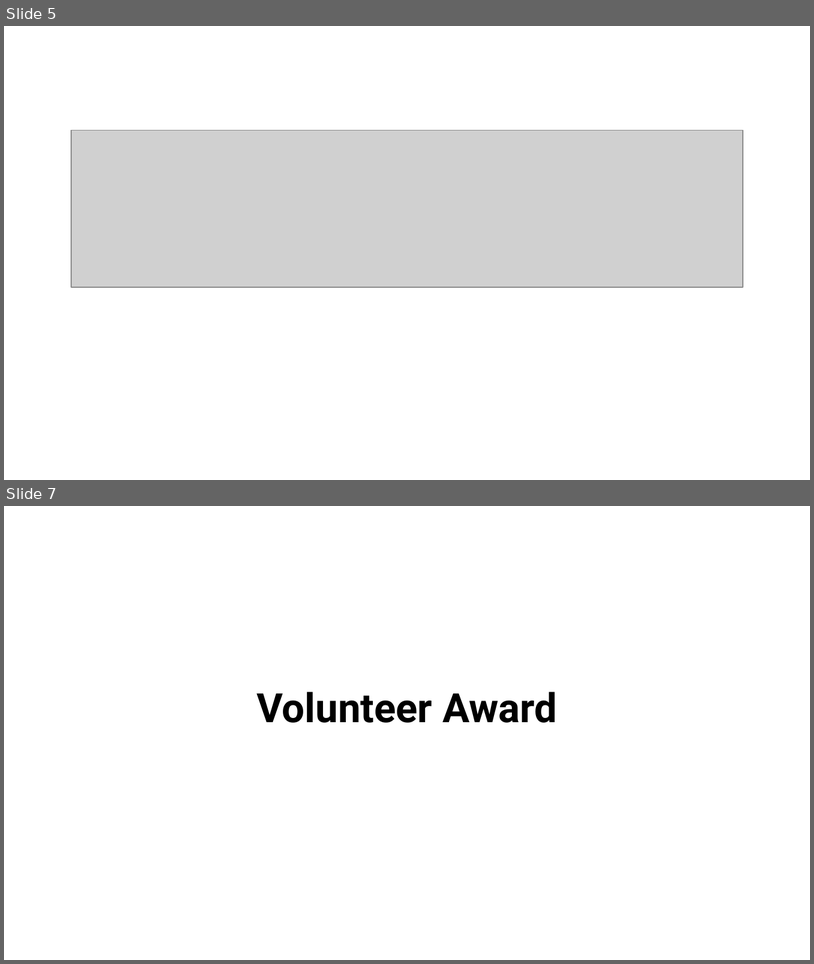
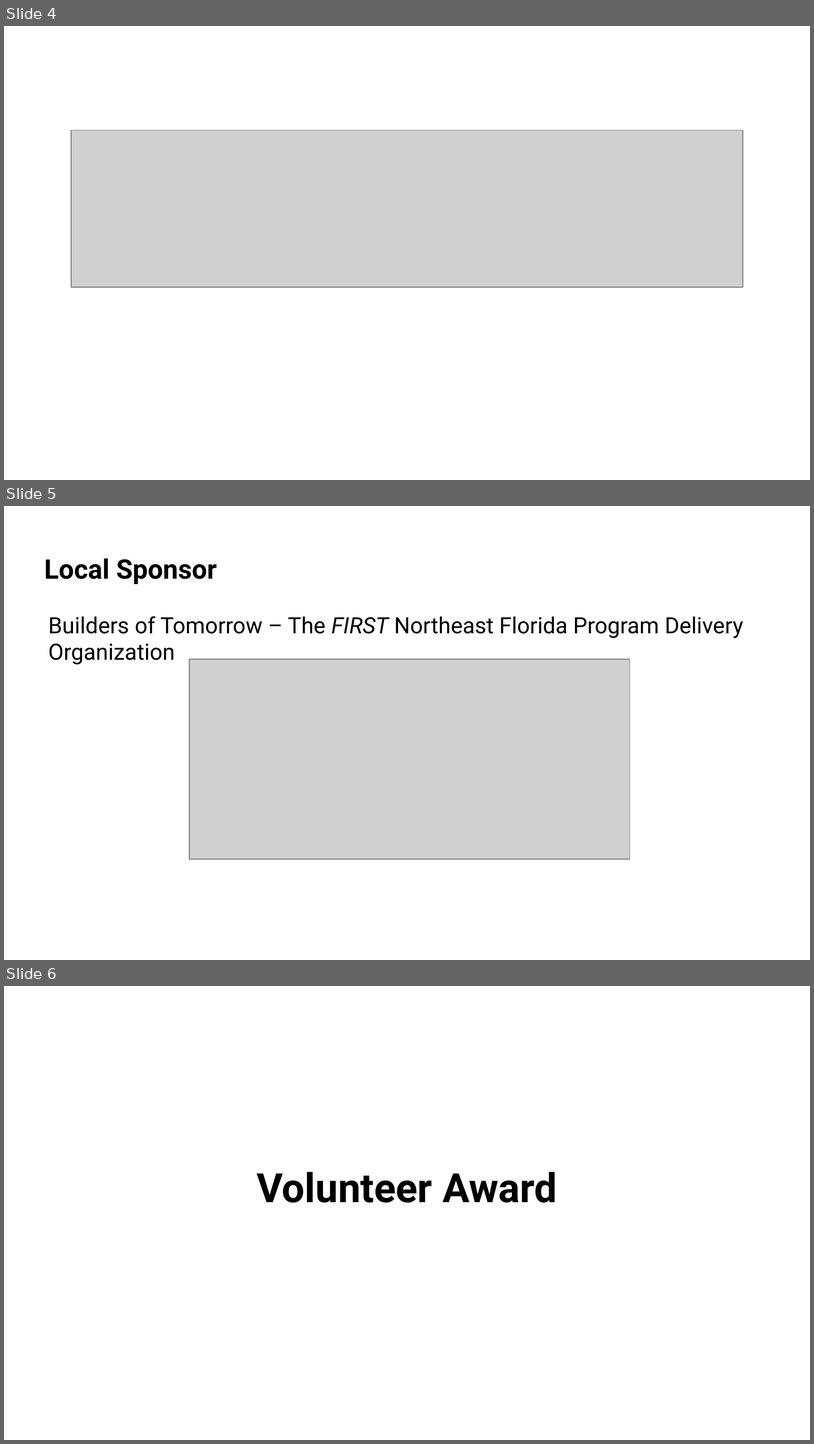
Before and after one commit to bpmerkel/FLLSlides, a slide deck: Api/Templates/Awards Ceremony - Full.pptx. Shown one above the other, each under a label of ours: slides 5 and 7 before the commit, slides 4, 5 and 6 after it; the slides between them are not shown. The pictures are 814x964 and 814x1444 pixels, drawn with LibreOffice and Linux fonts; fonts in the diff are those of the drawing; grey boxes stand for pictures; background and template pictures are left out. Boxes give left, top, right and bottom in pixels: in the first picture for what was removed or moved away, otherwise in the second. Text is boxed around its words. In the diff, an @@ line names an element or a change of style, - is before the commit and + after.

```diff
--- a/Api/Templates/Awards Ceremony - Full.pptx
+++ b/Api/Templates/Awards Ceremony - Full.pptx
@@ slide 5 added at [4, 506, 810, 960], background picture (left out) @@
@@ title added at [44, 558, 217, 584], 24 pt, text #000000, bold @@
+Local Sponsor
@@ text added at [48, 616, 744, 664], 20 pt, text #000000 @@
+Builders of Tomorrow – The FIRST Northeast Florida Program Delivery Organization
@@ picture added at [189, 659, 630, 859] @@
@@ what was slide 5 is now slide 4 @@
@@ what was slide 7 is now slide 6 @@
```
Also in this commit, not shown: 1 other slide added, 2 slides removed, 1 other file.
